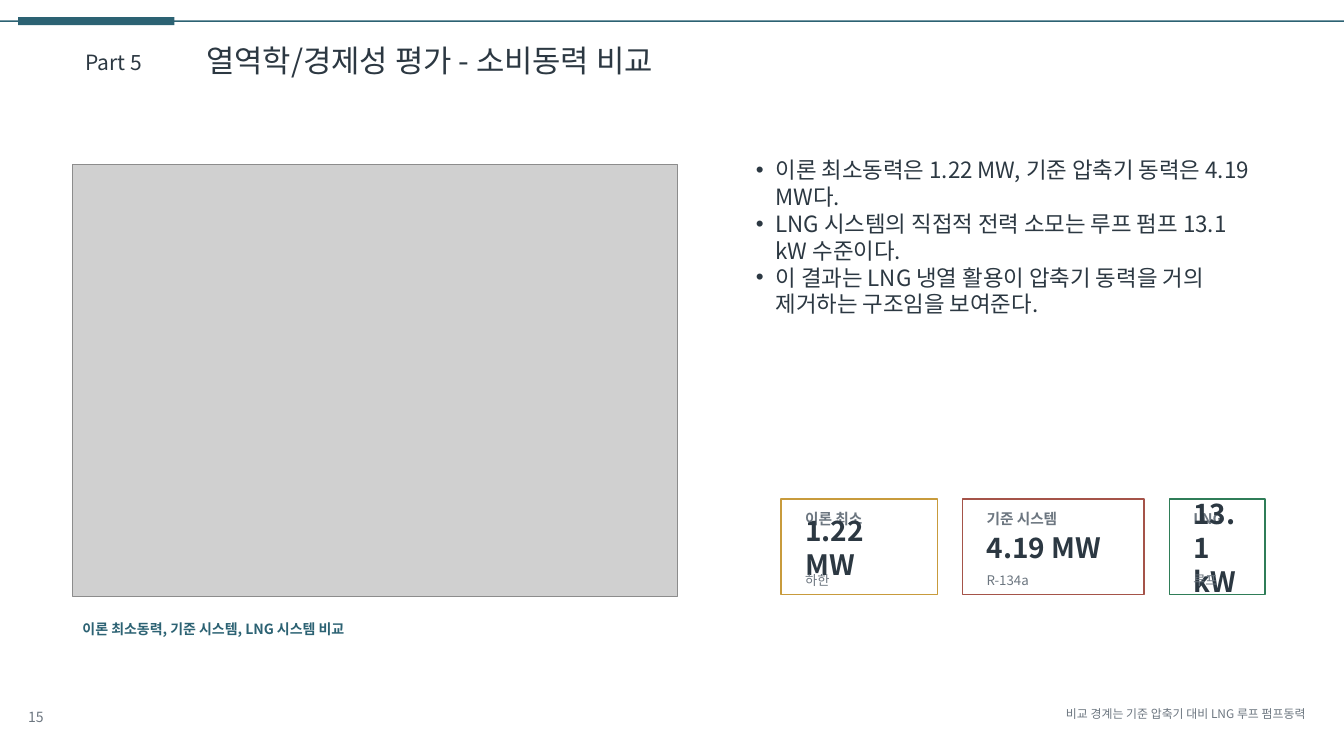
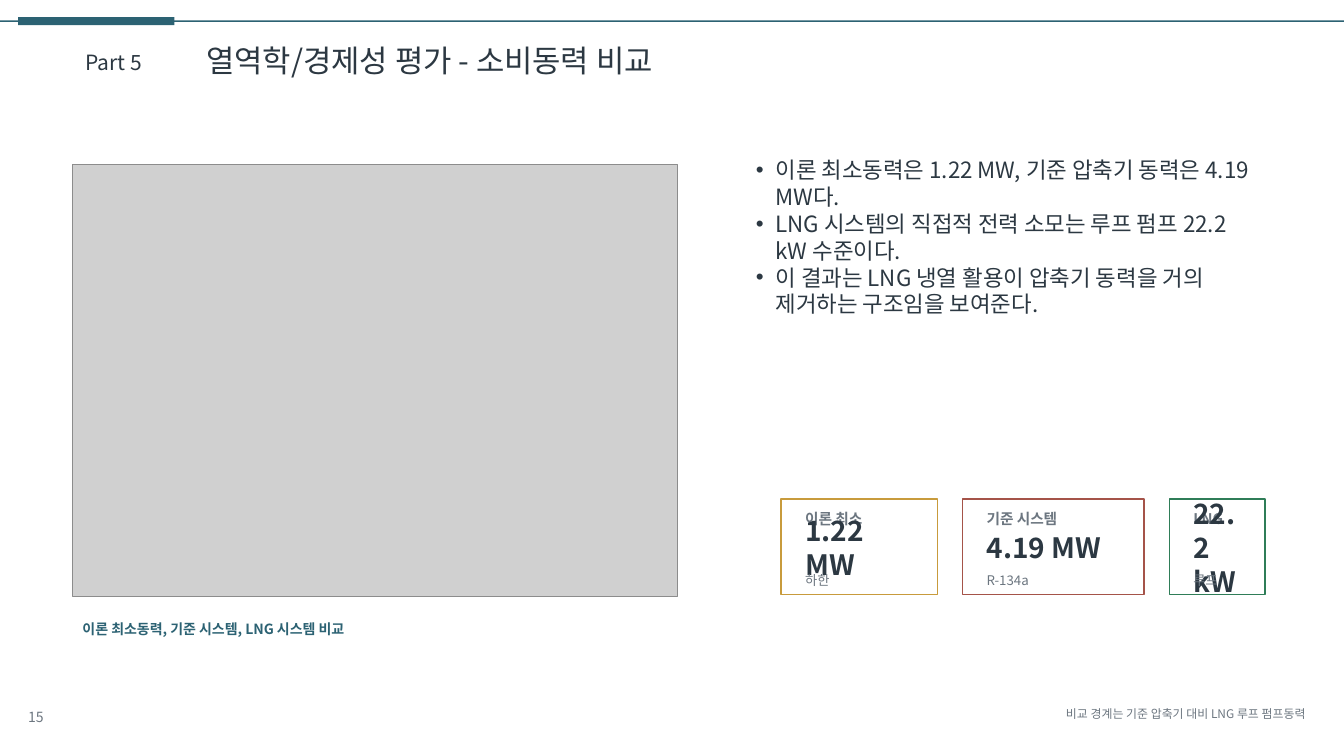
Before and after one commit to CuriousN006/lng-idc-design-study, a slide deck: slide 15 of deliverables/presentation_draft.pptx. Drawn at 1344x756 pixels with LibreOffice and Linux fonts; fonts in the diff are those of the drawing; grey boxes stand for pictures. Boxes give left, top, right and bottom in pixels: in the first picture for what was removed or moved away, otherwise in the second. Text is boxed around its words. In the diff, an @@ line names an element or a change of style, - is before the commit and + after.

```diff
--- a/deliverables/presentation_draft.pptx
+++ b/deliverables/presentation_draft.pptx
@@ text at [776, 213, 1226, 261]: text changed @@
-• LNG 시스템의 직접적 전력 소모는 루프 펌프 13.1 kW 수준이다.
+• LNG 시스템의 직접적 전력 소모는 루프 펌프 22.2 kW 수준이다.
@@ text at [1193, 498, 1236, 595]: text changed @@
-13.1 kW
+22.2 kW
```
Also in this commit, not shown: 9 other slides changed, 16 other files.
